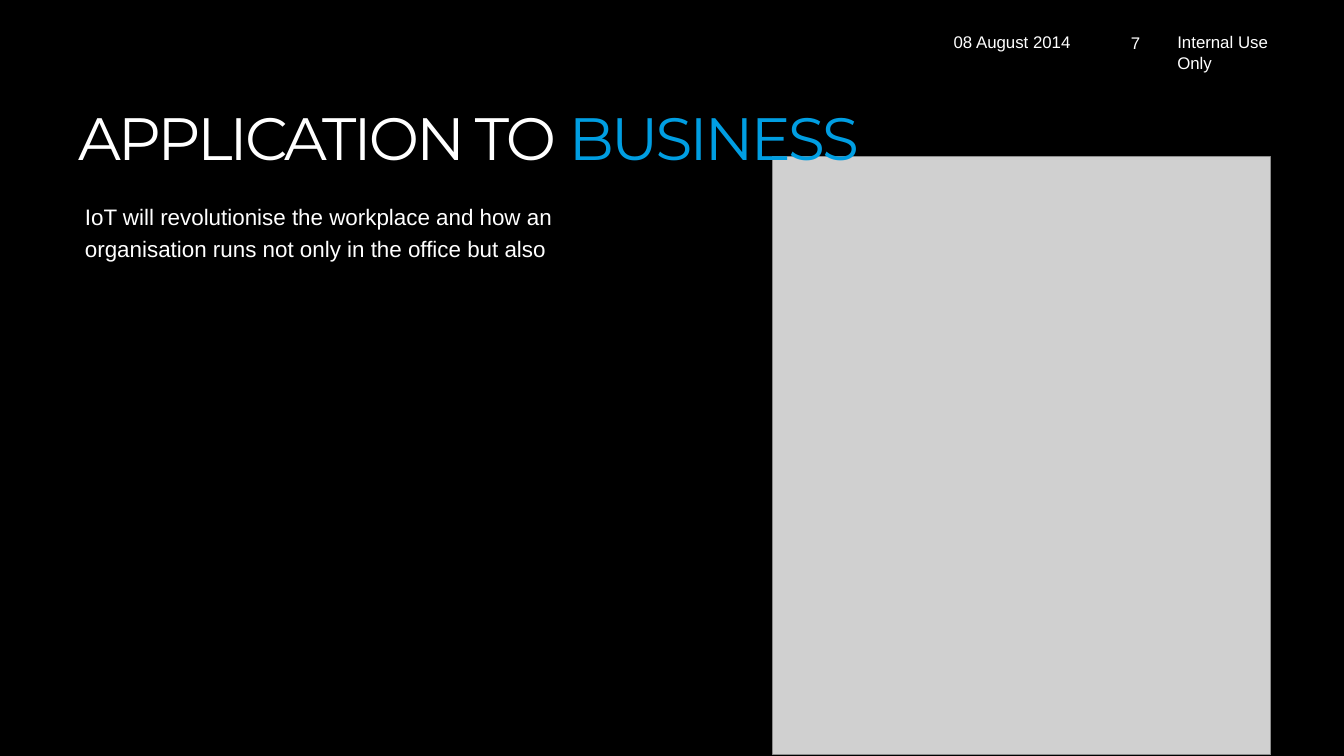
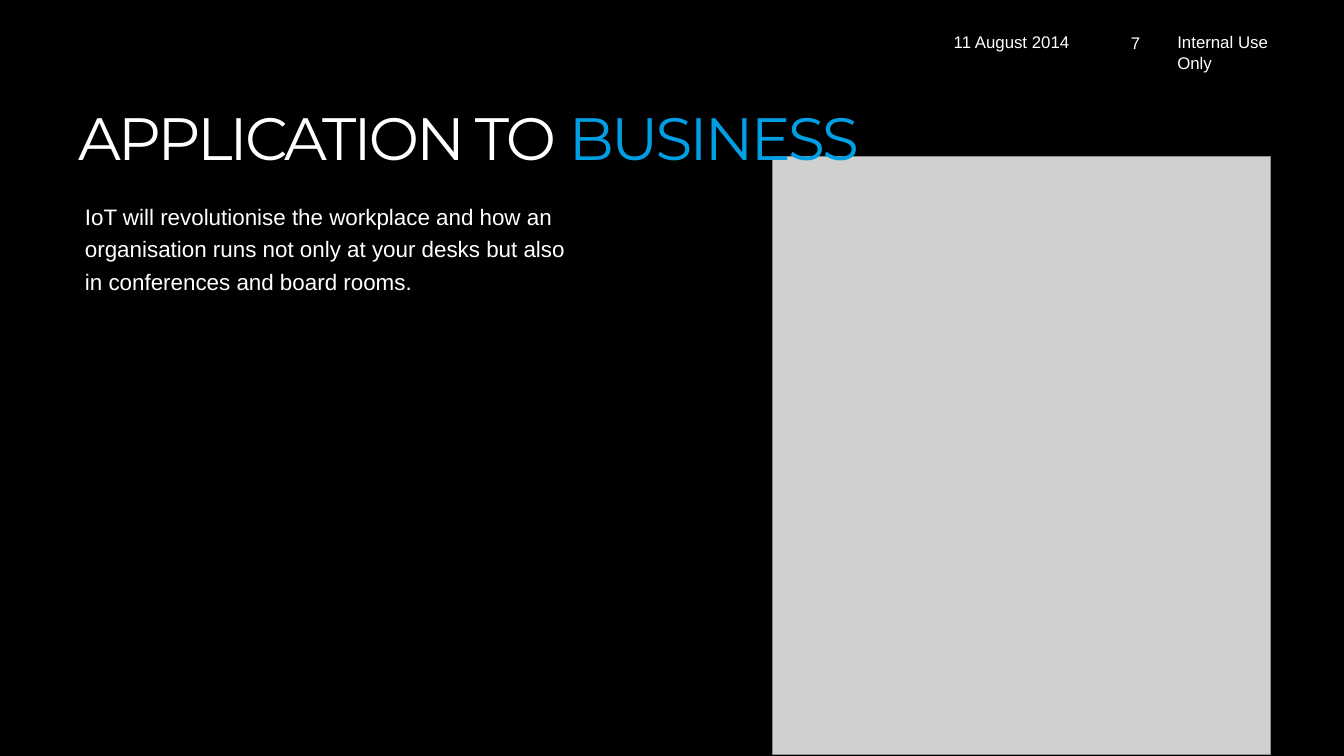
Before and after one commit to kipatelbb1/IoT_res, a slide deck: slide 7 of IoT.pptx. Drawn at 1344x756 pixels with LibreOffice and Linux fonts; fonts in the diff are those of the drawing; grey boxes stand for pictures; background and template pictures are left out. Boxes give left, top, right and bottom in pixels: in the first picture for what was removed or moved away, otherwise in the second. Text is boxed around its words. In the diff, an @@ line names an element or a change of style, - is before the commit and + after.

```diff
--- a/IoT.pptx
+++ b/IoT.pptx
@@ text at (954, 36, 1069, 52): text changed @@
-08 August 2014
+11 August 2014
@@ text at (85, 208, 565, 291): text changed @@
-IoT will revolutionise the workplace and how an organisation runs not only in the office but also
+IoT will revolutionise the workplace and how an organisation runs not only at your desks but also in conferences and board rooms.
```
Also in this commit, not shown: 11 other slides changed, 2 other files.
